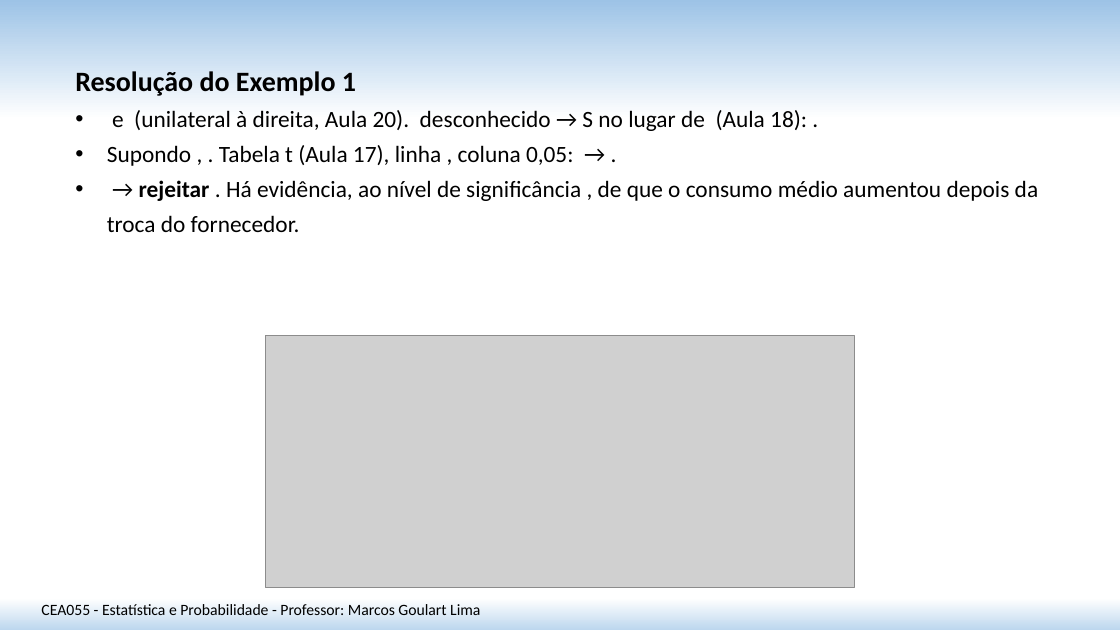
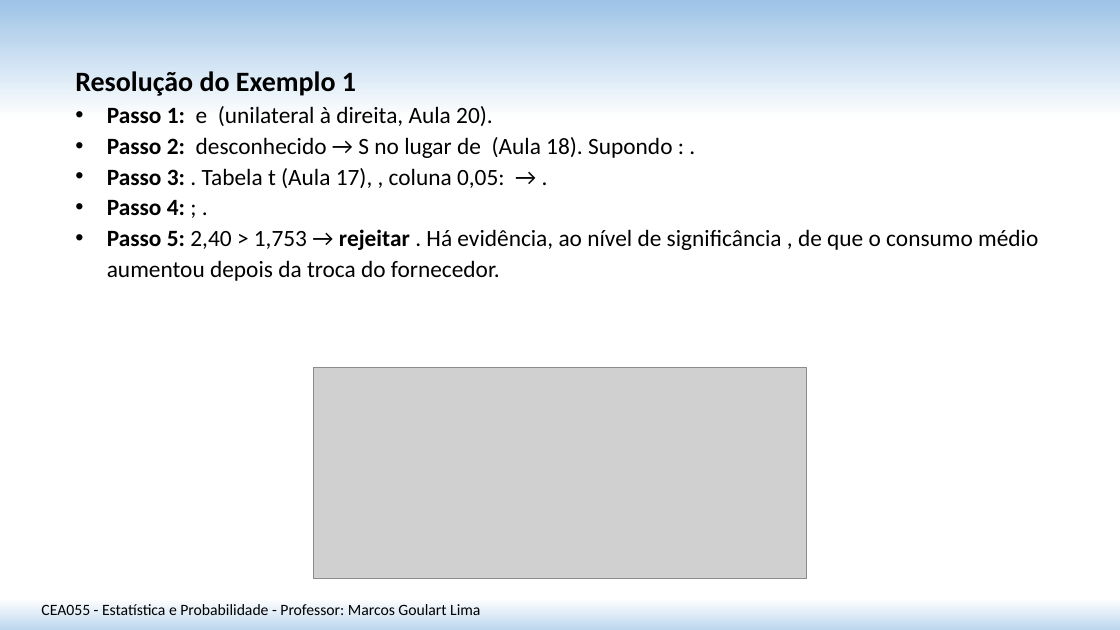
Before and after one commit to matmarcos/minhas-aulas, a slide deck: slide 5 of docs/2026-2/cea055-estatistica-probabilidade/22-teste-hipotese-media-var-desconhecida/arquivos/Aula_22_Teste_Hipotese_Media_Var_Desconhecida_SITE.pptx. Drawn at 1120x630 pixels with LibreOffice and Linux fonts; fonts in the diff are those of the drawing; grey boxes stand for pictures. Boxes give left, top, right and bottom in pixels: in the first picture for what was removed or moved away, otherwise in the second. Text is boxed around its words. In the diff, an @@ line names an element or a change of style, - is before the commit and + after.

```diff
--- a/docs/2026-2/cea055-estatistica-probabilidade/22-teste-hipotese-media-var-desconhecida/arquivos/Aula_22_Teste_Hipotese_Media_Var_Desconhecida_SITE.pptx
+++ b/docs/2026-2/cea055-estatistica-probabilidade/22-teste-hipotese-media-var-desconhecida/arquivos/Aula_22_Teste_Hipotese_Media_Var_Desconhecida_SITE.pptx
@@ text at bbox=[107, 106, 1038, 281]: text changed @@
-• e (unilateral à direita, Aula 20). desconhecido → S no lugar de (Aula 18): .
-• Supondo , . Tabela t (Aula 17), linha , coluna 0,05: → .
-• → rejeitar . Há evidência, ao nível de significância , de que o consumo médio aumentou depois da troca do fornecedor.
+• Passo 1: e (unilateral à direita, Aula 20).
+• Passo 2: desconhecido → S no lugar de (Aula 18). Supondo : .
+• Passo 3: . Tabela t (Aula 17), , coluna 0,05: → .
+• Passo 4: ; .
+• Passo 5: 2,40 > 1,753 → rejeitar . Há evidência, ao nível de significância , de que o consumo médio aumentou depois da troca do fornecedor.
@@ picture: place and size @@
-picture at bbox=[266, 335, 854, 588]
+picture at bbox=[314, 367, 807, 579]
```
Also in this commit, not shown: 3 other slides changed, 2 slides added, 8 other files.
